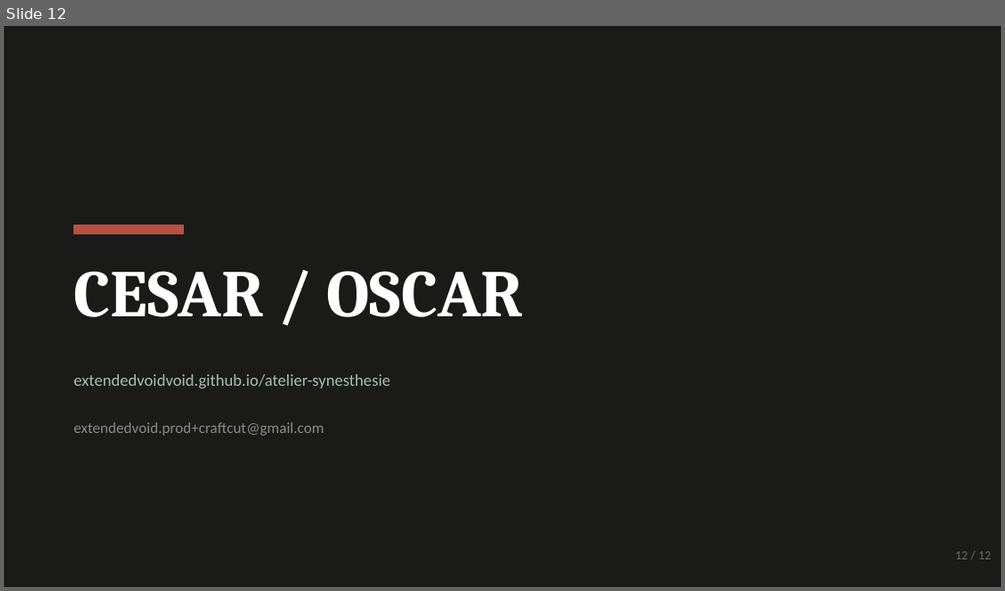
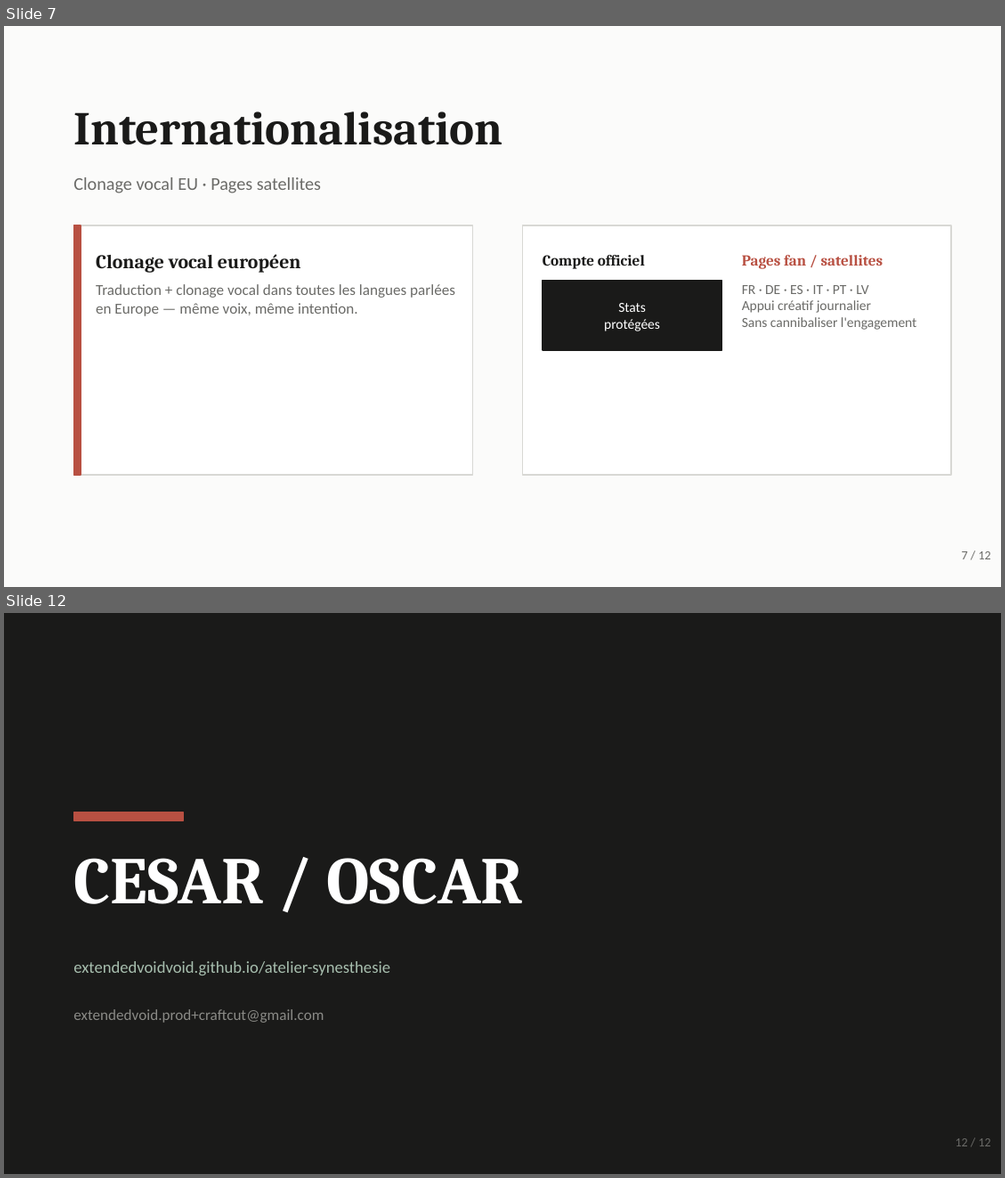
Before and after one commit to extendedvoidvoid/cesar-cabrera-cesar-plus, a slide deck: CraftCut_Pitch_Deck.pptx. Shown one above the other, each under a label of ours: slide 12 before the commit, slides 7 and 12 after it; the slides between them are not shown. The pictures are 1005x591 and 1005x1178 pixels, drawn with LibreOffice and Linux fonts; fonts in the diff are those of the drawing. Boxes give left, top, right and bottom in pixels: in the first picture for what was removed or moved away, otherwise in the second. Text is boxed around its words. In the diff, an @@ line names an element or a change of style, - is before the commit and + after.

Commit message:
refactor: align pitch deck and PITCH_DECK with new CraftCut narrative
- Pop culture entry → labels → youth podcasts
- Editorial duo, satellite pages, voice cloning EU
- Cloud-ready positioning (no M3/Gutenberg/Apple Music refs)
- Regenerated 12-slide CraftCut_Pitch_Deck.pptx

```diff
--- a/CraftCut_Pitch_Deck.pptx
+++ b/CraftCut_Pitch_Deck.pptx
@@ slide 7 added at bbox=[4, 26, 1001, 587], background #FBFBFA @@
@@ text added at bbox=[73, 111, 502, 145], 34 pt, text #1A1A19, bold @@
+Internationalisation
@@ text added at bbox=[73, 177, 321, 193], 13 pt, text #6B6B68 @@
+Clonage vocal EU · Pages satellites
@@ rectangle added at bbox=[73, 225, 472, 475], fill #FFFFFF, outline #D8D8D4 1 pt @@
@@ rectangle added at bbox=[73, 225, 81, 475], fill #B85042, outline #B85042 1 pt @@
@@ rectangle added at bbox=[522, 225, 951, 475], fill #FFFFFF, outline #D8D8D4 1 pt @@
@@ text added at bbox=[96, 254, 301, 273], 14 pt, text #1A1A19, bold @@
+Clonage vocal européen
@@ text added at bbox=[542, 255, 645, 269], 11 pt, text #1A1A19, bold @@
+Compte officiel
@@ text added at bbox=[742, 255, 883, 269], 11 pt, text #B85042, bold @@
+Pages fan / satellites
@@ text added at bbox=[96, 284, 455, 316], 11 pt, text #6B6B68 @@
+Traduction + clonage vocal dans toutes les langues parlées en Europe — même voix, même intention.
@@ rectangle added at bbox=[542, 281, 721, 350], fill #1A1A19, outline #1A1A19 1 pt @@
@@ text added at bbox=[742, 285, 916, 329], 10 pt, text #6B6B68 @@
+FR · DE · ES · IT · PT · LV
+Appui créatif journalier
+Sans cannibaliser l'engagement
@@ text added at bbox=[604, 303, 660, 331], 10 pt, text #FFFFFF @@
+Stats
+protégées
@@ text added at bbox=[962, 551, 991, 559], 9 pt, text #6B6B68 @@
+7 / 12
```
Also in this commit, not shown: 5 slides changed, 5 other slides added, 6 slides removed, 4 other files.
